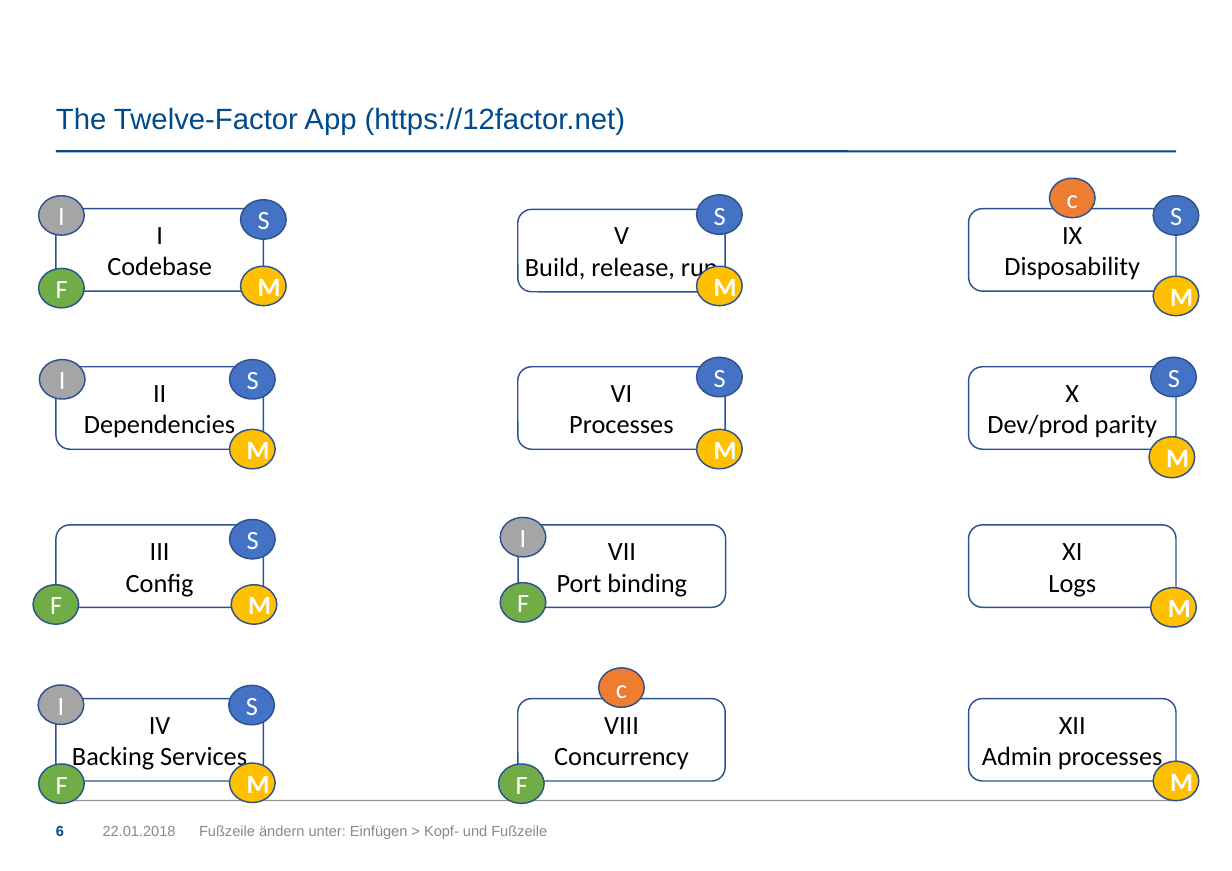
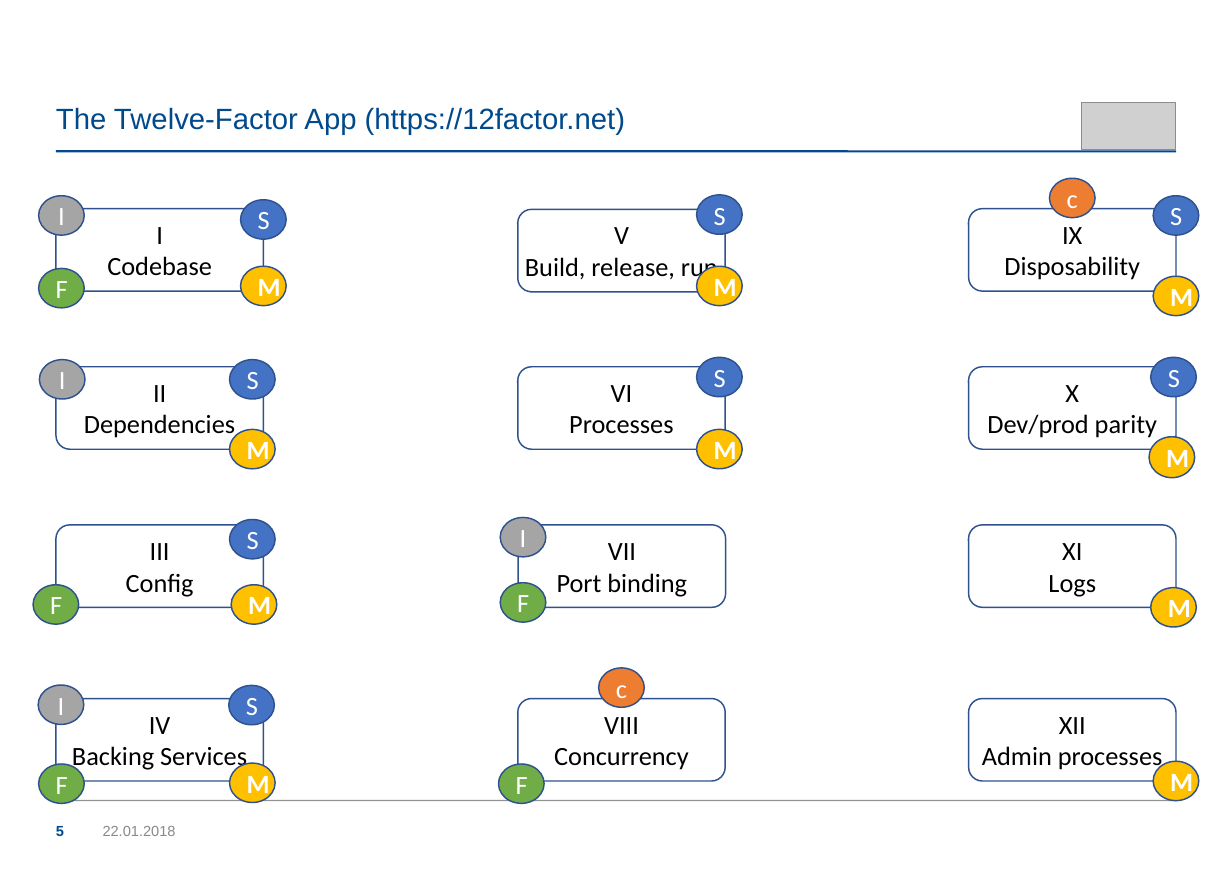
Before and after one commit to ntuas/presentation, a slide deck: slide 5 of uas_12-factor-app-presentation,.odp (slide 6 before the commit). Drawn at 1232x871 pixels with LibreOffice and Linux fonts; fonts in the diff are those of the drawing; grey boxes stand for pictures; background and template pictures are left out. Boxes give left, top, right and bottom in pixels: in the first picture for what was removed or moved away, otherwise in the second. Text is boxed around its words. In the diff, an @@ line names an element or a change of style, - is before the commit and + after.

```diff
--- a/uas_12-factor-app-presentation,.odp
+++ b/uas_12-factor-app-presentation,.odp
@@ picture added at <box>1082,103,1177,150</box> @@
@@ text removed at <box>199,825,547,839</box> @@
-Fußzeile ändern unter: Einfügen > Kopf- und Fußzeile
```
Also in this commit, not shown: 4 other slides changed, 1 slide removed.
